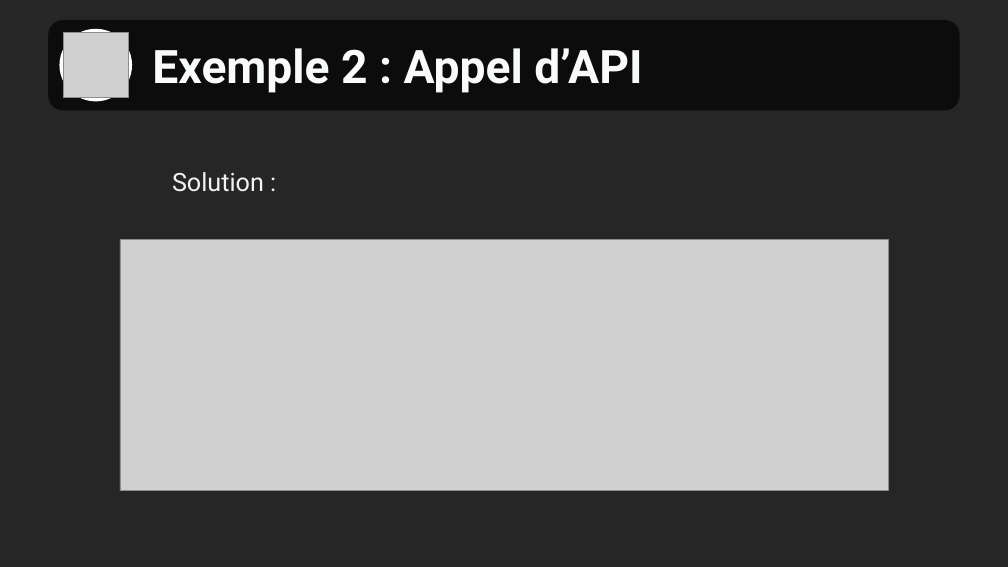
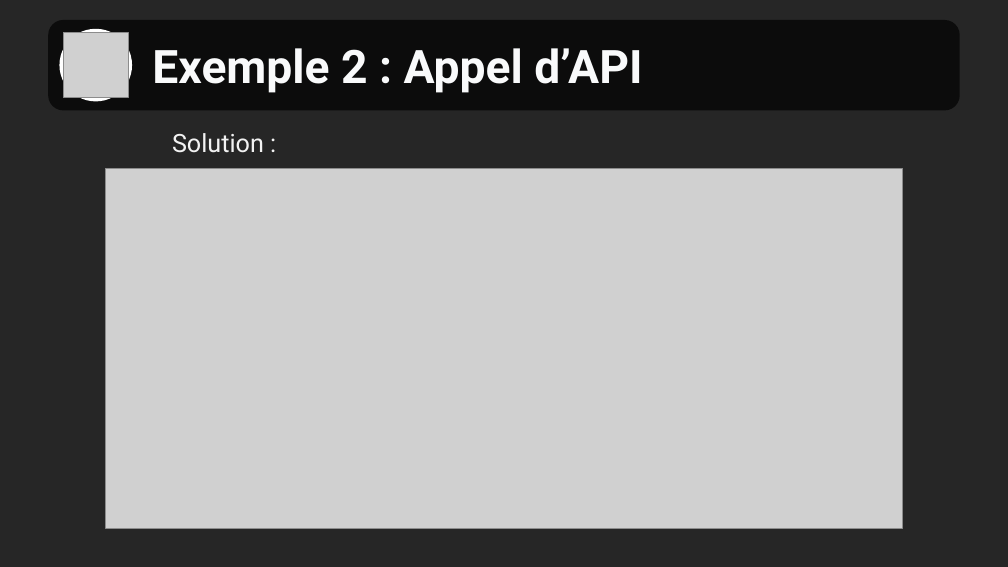
Before and after one commit to OnePantheon/Ateliers-deno, a slide deck: slide 12 of 01 - Introduction/documents/Introduction à Deno.pptx. Drawn at 1008x567 pixels with LibreOffice and Linux fonts; fonts in the diff are those of the drawing; grey boxes stand for pictures; background and template pictures are left out. Boxes give left, top, right and bottom in pixels: in the first picture for what was removed or moved away, otherwise in the second. Text is boxed around its words. In the diff, an @@ line names an element or a change of style, - is before the commit and + after.

```diff
--- a/01 - Introduction/documents/Introduction à Deno.pptx
+++ b/01 - Introduction/documents/Introduction à Deno.pptx
@@ subtitle "Solution :": place and size @@
-subtitle "Solution :" at (172,172,264,192)
+subtitle "Solution :" at (172,133,264,153)
@@ picture: place and size @@
-picture at (120,240,889,491)
+picture at (106,169,903,529)
```
Also in this commit, not shown: 8 other slides changed, 2 other files.
